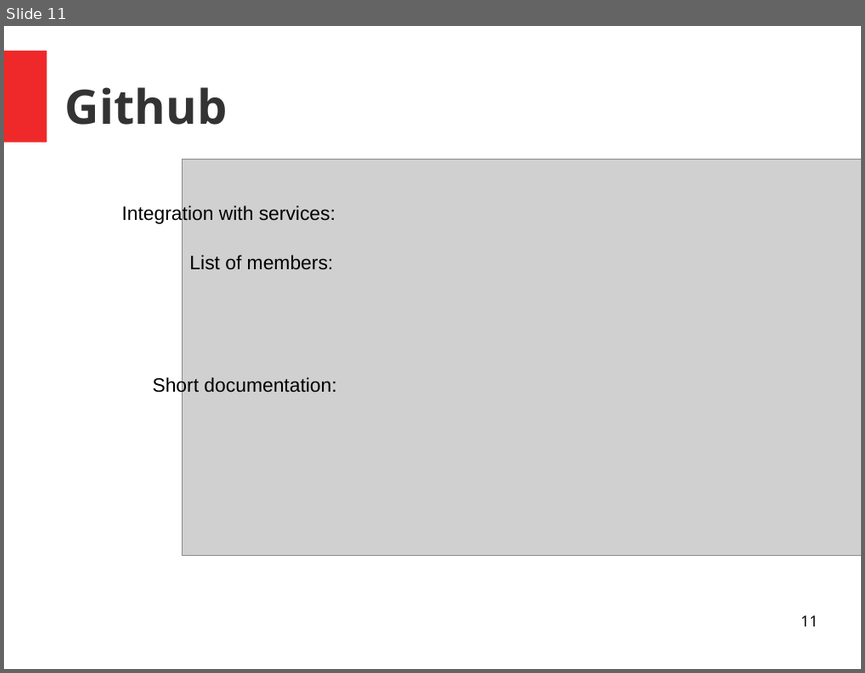
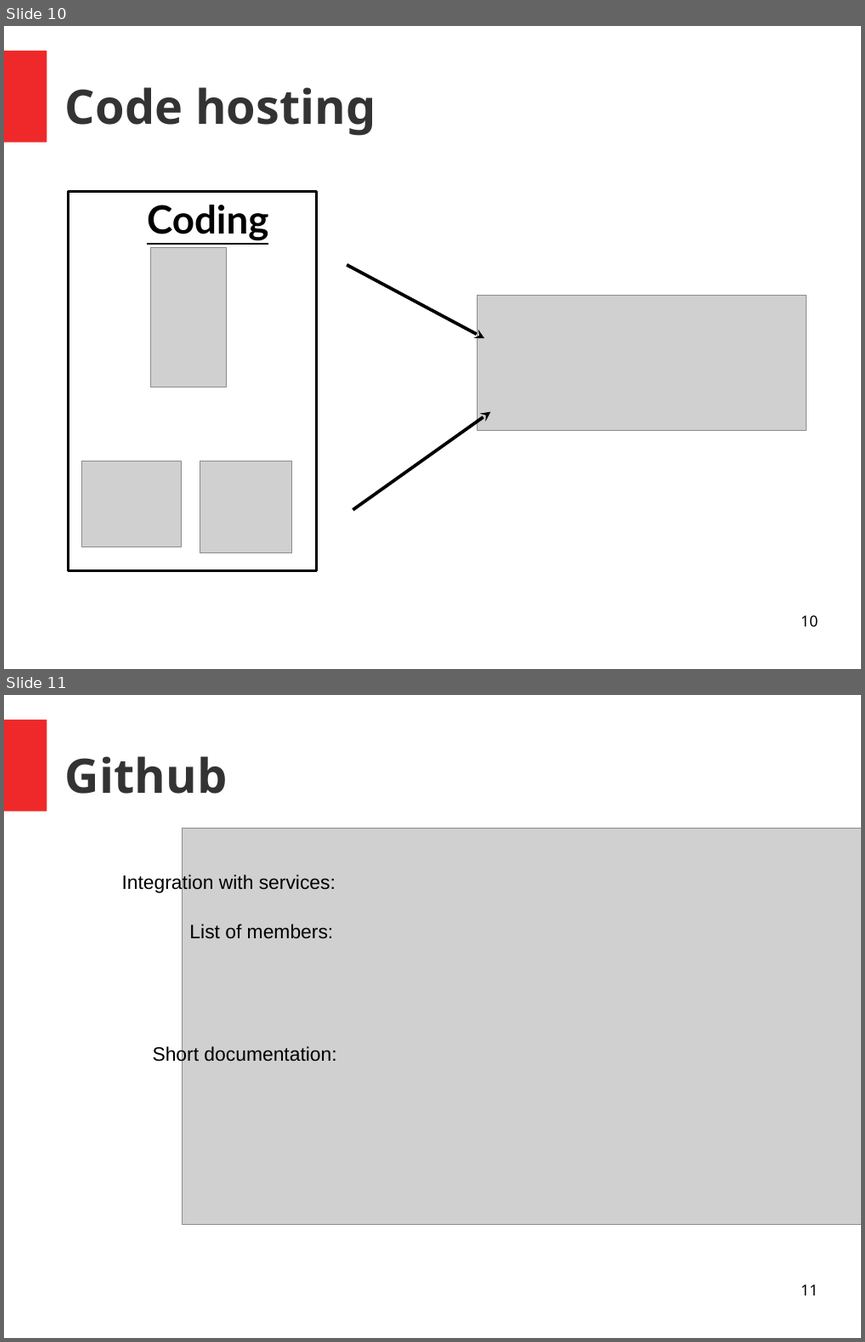
Before and after one commit to unige-pinfo-2019/PInfo3, a slide deck: Docs/Presentations/pres2.odp. Shown one above the other, each under a label of ours: slide 11 before the commit, slides 10 and 11 after it. The pictures are 865x673 and 865x1342 pixels, drawn with LibreOffice and Linux fonts; fonts in the diff are those of the drawing; grey boxes stand for pictures. Boxes give left, top, right and bottom in pixels: in the first picture for what was removed or moved away, otherwise in the second. Text is boxed around its words. In the diff, an @@ line names an element or a change of style, - is before the commit and + after.

```diff
--- a/Docs/Presentations/pres2.odp
+++ b/Docs/Presentations/pres2.odp
@@ slide 10 added at (x1=4, y1=26, x2=861, y2=669), background #FFFFFF; not listed: 1 template element that a slide beside it also shows @@
@@ title added at (x1=65, y1=87, x2=375, y2=136), 44 pt, text #333333, bold @@
+Code hosting
@@ rectangle added at (x1=69, y1=192, x2=317, y2=571), outline #000000 2.3 pt @@
@@ text added at (x1=147, y1=204, x2=268, y2=241), 36 pt, text #000000, bold, underline @@
+Coding
@@ picture added at (x1=151, y1=247, x2=227, y2=386) @@
@@ arrow added from (347, 265) to (484, 339), #000000 3 pt @@
@@ picture added at (x1=477, y1=295, x2=806, y2=430) @@
@@ arrow added from (353, 510) to (491, 412), #000000 3 pt @@
@@ picture added at (x1=81, y1=460, x2=182, y2=547) @@
@@ picture added at (x1=200, y1=460, x2=291, y2=553) @@
@@ page number added at (x1=800, y1=615, x2=817, y2=626), 14 pt, text #000000 @@
+10
```
Also in this commit, not shown: 3 slides changed, 4 other slides added, 7 slides removed, 1 other file.
